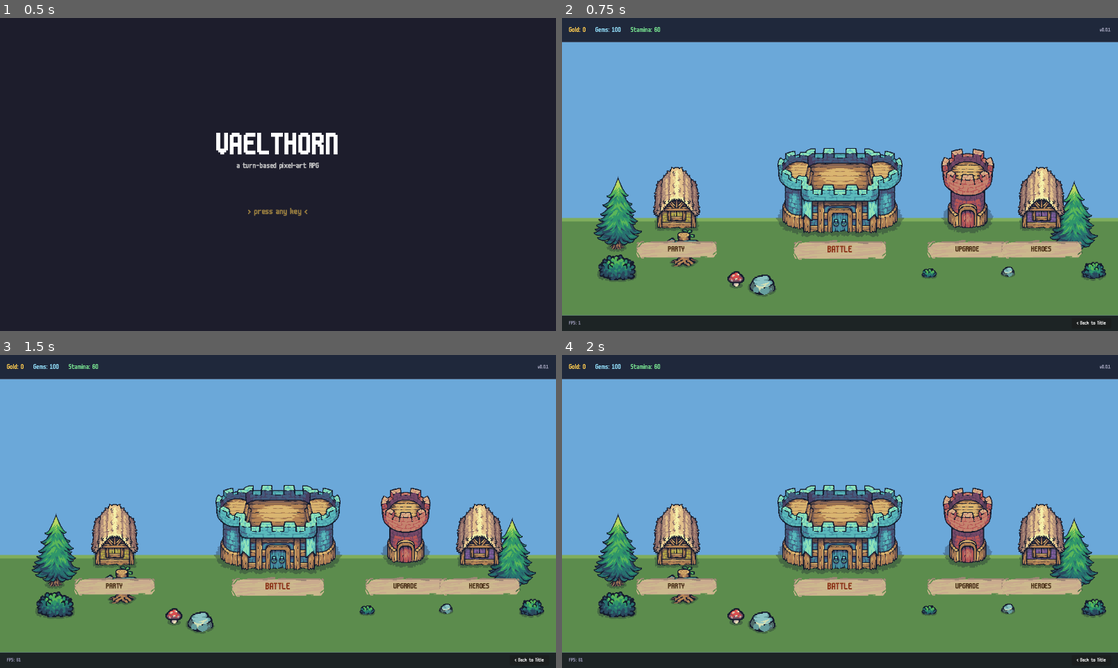
Above: before the commit, frames 1-4 (two rows, left to right).
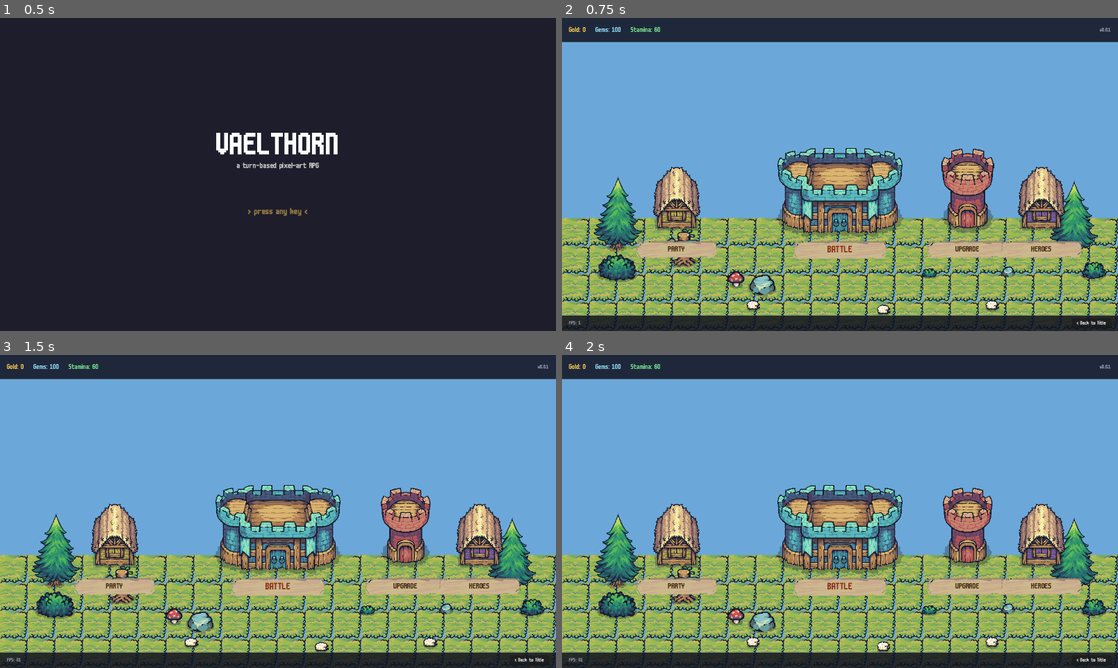
Above: after the commit, the same moments.

Repository: joppe2001/Vaelthorn
Game: Godot game, scene res://scenes/title/title.tscn
Two runs of this game, one before a commit and one after it. Both use one fixed random seed, a clock stepped at 60 frames per second and the inputs below.
Inputs (mouse positions are in pixels of both pictures, inside the frame that each line leads up to):
- Up to frame 1 (0.5 s): no input
- Up to frame 2 (0.75 s): tap Enter at 0.5 s; move the mouse to (962, 158) at 0.52 s; click (962, 158) at 0.67 s
- Up to frame 3 (1.5 s): click "< Hub" at 1.25 s
- Up to frame 4 (2 s): no input

Frame 1 is identical in both runs. In frame 2, 24% of the frame differs, in the area x 0-100%, y 63-96%; in frame 3, 24%; in frame 4, 24%.

Commit message:
feat: hub v3.5 — tiled grass + roaming sheep (programmatic)
Two pixel-art polish wins added entirely from hub.gd so the user's
editor-side positioning of buildings and decorations in hub.tscn
stays untouched:

1. Tiled grass ground
   _upgrade_ground_to_tiled_grass() in _ready() replaces the solid
   green ColorRect with a TextureRect that tiles the extracted
   center grass tile across the same anchors/offsets, then deletes
   the now-redundant GroundHighlight strip.

   New asset: assets/sprites/hub/terrain/grass_tile.png — 64x64
   center tile cropped from Tilemap_Flat.png so it tiles without
   the edge / corner artifacts.

2. Three roaming sheep
   _spawn_sheep() builds a SpriteFrames from the 8-frame Happy Sheep
   idle sheet (1024x128, 128px frame size, 180ms/frame loop) and
   instantiates three AnimatedSprite2D at scattered ground positions
   (440,660), (740,670), (990,660). Each scaled 0.7x so they read
   as small village creatures rather than dominant NPCs.

   move_child slots each sheep just below the TopBar in tree order
   so they draw above the ground / decorations but stay behind the
   top bar + footer UI overlays.

   New asset: assets/sprites/hub/npcs/sheep_idle.png — full HappySheep
   Idle sheet, kept as one sheet (AtlasTexture regions split it).

Tiny Swords doesn't ship clouds or birds (RTS ground-level pack);
sky polish needs a separate parallax/sky pack later. Today's grass
+ sheep alone takes the hub from "decorated wireframe" to "this is
a place where stuff lives."

Diff:
--- a/scenes/hub/hub.gd
+++ b/scenes/hub/hub.gd
@@ -16,6 +16,16 @@
 
 const HOVER_SCALE := 1.06
 
+const GRASS_TILE := preload("res://assets/sprites/hub/terrain/grass_tile.png")
+const SHEEP_IDLE_SHEET := preload("res://assets/sprites/hub/npcs/sheep_idle.png")
+const SHEEP_FRAME_COUNT := 8
+const SHEEP_FRAME_SIZE := 128
+const SHEEP_POSITIONS := [
+	Vector2(440, 660),
+	Vector2(740, 670),
+	Vector2(990, 660),
+]
+
 @onready var _gold_label: Label = $TopBar/HBox/GoldLabel
 @onready var _gems_label: Label = $TopBar/HBox/GemsLabel
 @onready var _stamina_label: Label = $TopBar/HBox/StaminaLabel
@@ -25,11 +35,82 @@
 func _ready() -> void:
 	Game.transition_state(Game.State.HUB)
 	_refresh_currencies()
+	_upgrade_ground_to_tiled_grass()
+	_spawn_sheep()
 	# Pin pivot points so the hover scale grows from each building's
 	# center, not its top-left corner.
 	for btn_name in ["PartyBtn", "BattleBtn", "UpgradeBtn", "HeroesBtn"]:
 		var btn: TextureButton = get_node(btn_name)
 		btn.pivot_offset = btn.size * 0.5
+
+
+## Swap the solid green Ground ColorRect for a tiled grass TextureRect
+## that mirrors the same anchors/offsets, then drop the now-redundant
+## highlight strip. Doing this in code (rather than editing hub.tscn)
+## leaves all the user's editor-side positioning of buildings + deco
+## intact.
+func _upgrade_ground_to_tiled_grass() -> void:
+	if not has_node("Ground"):
+		return
+	var old: Control = get_node("Ground")
+	var ground := TextureRect.new()
+	ground.name = "GrassGround"
+	ground.texture = GRASS_TILE
+	ground.stretch_mode = TextureRect.STRETCH_TILE
+	ground.texture_filter = CanvasItem.TEXTURE_FILTER_NEAREST
+	ground.mouse_filter = Control.MOUSE_FILTER_IGNORE
+	# Copy the original layout exactly.
+	ground.anchor_top    = old.anchor_top
+	ground.anchor_left   = old.anchor_left
+	ground.anchor_right  = old.anchor_right
+	ground.anchor_bottom = old.anchor_bottom
+	ground.offset_top    = old.offset_top
+	ground.offset_left   = old.offset_left
+	ground.offset_right  = old.offset_right
+	ground.offset_bottom = old.offset_bottom
+	var idx: int = old.get_index()
+	add_child(ground)
+	move_child(ground, idx)
+	old.queue_free()
+	# Highlight strip becomes redundant with the textured grass.
+	if has_node("GroundHighlight"):
+		get_node("GroundHighlight").queue_free()
+
+
+## Build the sheep idle SpriteFrames once, then instantiate animated
+## sheep at the configured positions. Each sheep is a child of the
+## hub Control — UI children (TopBar / Footer) are moved to stay on
+## top via move_child.
+func _spawn_sheep() -> void:
+	var frames := SpriteFrames.new()
+	frames.add_animation(&"idle")
+	frames.set_animation_loop(&"idle", true)
+	for i in SHEEP_FRAME_COUNT:
+		var t := AtlasTexture.new()
+		t.atlas = SHEEP_IDLE_SHEET
+		t.region = Rect2(i * SHEEP_FRAME_SIZE, 0, SHEEP_FRAME_SIZE, SHEEP_FRAME_SIZE)
+		# 180ms/frame — chill, sleepy bounce
+		frames.add_frame(&"idle", t, 0.18)
+
+	# Find the top bar's tree position so we can drop sheep just above
+	# the ground but below all UI overlays.
+	var ui_index: int = get_child_count()
+	if has_node("TopBar"):
+		ui_index = min(ui_index, get_node("TopBar").get_index())
+	if has_node("Footer"):
+		ui_index = min(ui_index, get_node("Footer").get_index())
+
+	for pos in SHEEP_POSITIONS:
+		var sheep := AnimatedSprite2D.new()
+		sheep.sprite_frames = frames
+		sheep.animation = &"idle"
+		sheep.scale = Vector2(0.7, 0.7)
+		sheep.position = pos
+		sheep.texture_filter = CanvasItem.TEXTURE_FILTER_NEAREST
+		sheep.play()
+		add_child(sheep)
+		move_child(sheep, ui_index)
+		ui_index += 1  # keep subsequent sheep above earlier ones, still under UI
 
 
 func _process(_delta: float) -> void:
Binary file added: assets/sprites/hub/npcs/sheep_idle.png
Binary file added: assets/sprites/hub/terrain/grass_tile.png
